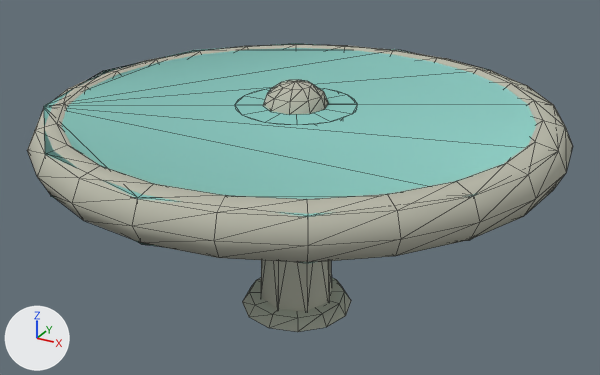
An edit to the Blender file src/props_mining/crank01.blend, drawn before and after from the same camera.
Rendered twice from a camera (50 mm lens) standing at (14.4, -28.2, 19.7) and looking at (-1.1, 0.1, 5.6). Arrows for +X, +Y and +Z are at lower left; the lights stay in place. Mesh edges are drawn as thin lines.

In view in the first picture: 'crank01', 'crank01_physics'.
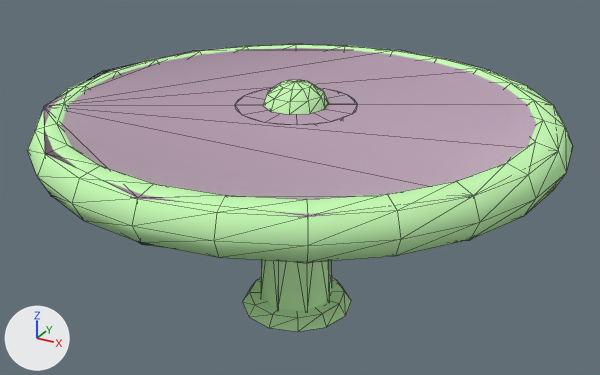
The change, as a list of edits to the scene's bpy script:
```text
Change mat_crank01:
    mat_crank01.base_color: (0.486, 0.487, 0.405) -> (0.574, 0.98, 0.469)  # grey #b9b9ab -> green #c7fdb6
Change mat_phy:
    mat_phy.base_color: (0.454, 0.995, 0.911) -> (0.841, 0.619, 0.798)  # cyan #b4fef5 -> white #eccee7
```

Changed parts and their boxes [x1, y1, x2, y2] in the pictures (600 x 375 px):
'crank01_physics', recoloured (cyan to grey)
    both: [44, 43, 537, 263]
'crank01', recoloured (grey to green)
    both: [27, 44, 573, 332]
